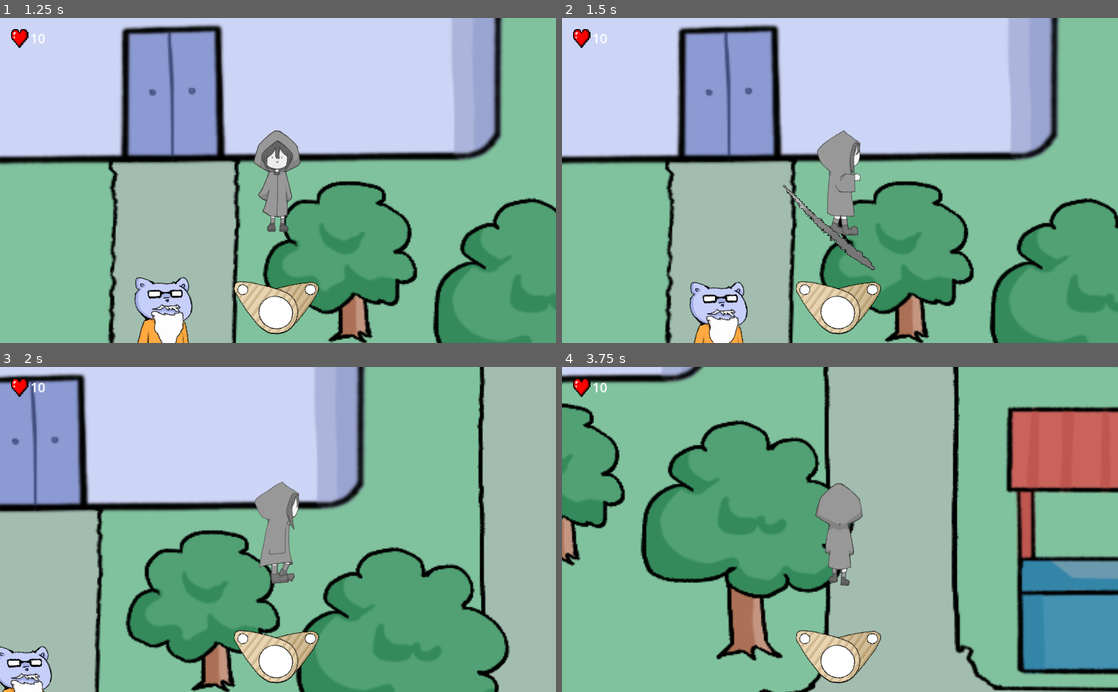
Above: before the commit, frames 1-4 (two rows, left to right).
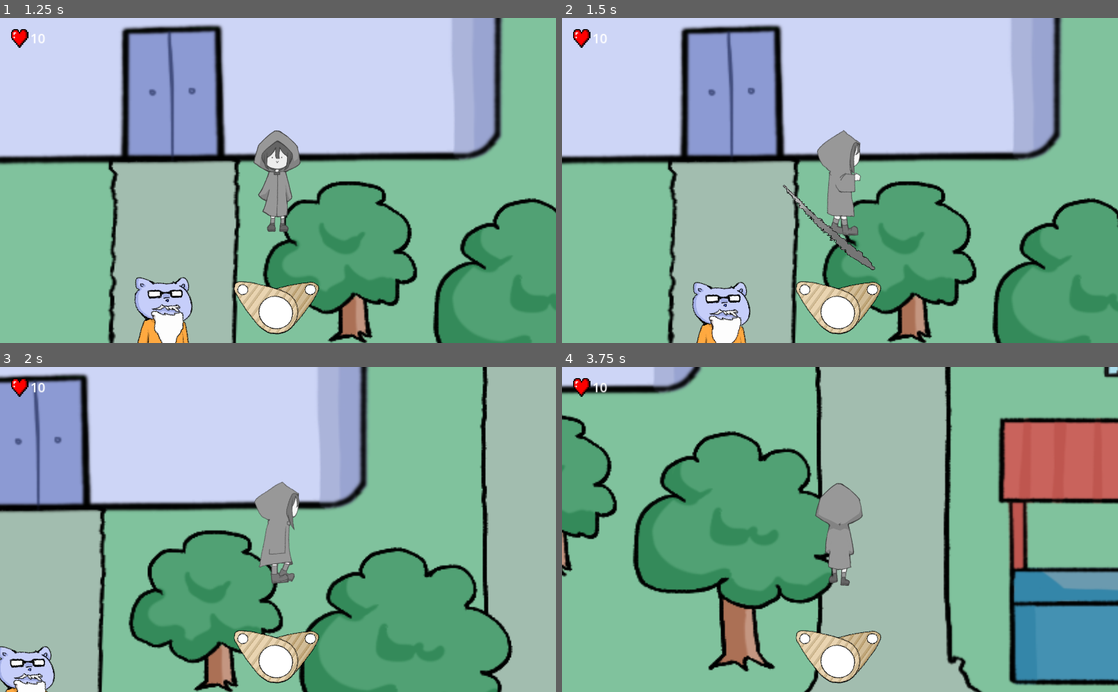
Above: after the commit, the same moments.

Repository: JMSVY-Super-Cool-Group-14/Dye-Chromatic
Game: Godot game, scene res://scenes/ui/main.tscn
The game is run twice, just before and just after one commit, with the same random seed, the same clock (stepped at 60 frames per second) and the same inputs.
Inputs (mouse positions are in pixels of both pictures, inside the frame that each line leads up to):
- Up to frame 1 (1.25 s): click "New Game" at 0.5 s
- Up to frame 2 (1.5 s): move the mouse to (962, 164) at 1.27 s; hold D (move_right) from 1.28 s (still down); hold F (melee_attack) from 1.28 s (still down)
- Up to frame 3 (2 s): keep holding D (move_right); keep holding F (melee_attack); tap Space (ranged_attack) at 1.55 s
- Up to frame 4 (3.75 s): move the mouse to (728, 545) at 2.02 s; release D (move_right) at 2.03 s; release F (melee_attack) at 2.03 s; hold S (move_down) 2.03-2.78 s; tap Space (ranged_attack) at 2.1 s; tap V (lock_on, bound only after the commit) at 2.3 s; move the mouse to (895, 458) at 2.77 s; hold D (move_right) 2.78-3.53 s; hold V (lock_on, bound only after the commit) 2.78-3.53 s; tap Shift (sprint, bound only after the commit) at 3.05, 3.6 s; move the mouse to (812, 594) at 3.52 s; hold W (move_up) from 3.53 s (still down)

Frame 1 is identical in both runs. In frame 2, 7.9% of the frame differs, in the area x 18-100%, y 0-100%; in frame 3, 8.1%; in frame 4, 23%, in the area x 0-100%, y 0-100%.

Commit message:
Added sprint and lock on functionality
Added ability to sprint and lock on to enemies. Neither of these have any art assets to display their effects currently, but the functionality is there. Also need to add keybinds for controller.

Diff:
--- a/src/project.godot
+++ b/src/project.godot
@@ -141,3 +141,13 @@
 "events": [Object(InputEventKey,"resource_local_to_scene":false,"resource_name":"","device":-1,"window_id":0,"alt_pressed":false,"shift_pressed":false,"ctrl_pressed":false,"meta_pressed":false,"pressed":false,"keycode":0,"physical_keycode":75,"key_label":0,"unicode":107,"echo":false,"script":null)
 ]
 }
+sprint={
+"deadzone": 0.5,
+"events": [Object(InputEventKey,"resource_local_to_scene":false,"resource_name":"","device":-1,"window_id":0,"alt_pressed":false,"shift_pressed":false,"ctrl_pressed":false,"meta_pressed":false,"pressed":false,"keycode":0,"physical_keycode":4194325,"key_label":0,"unicode":0,"echo":false,"script":null)
+]
+}
+lock_on={
+"deadzone": 0.5,
+"events": [Object(InputEventKey,"resource_local_to_scene":false,"resource_name":"","device":-1,"window_id":0,"alt_pressed":false,"shift_pressed":false,"ctrl_pressed":false,"meta_pressed":false,"pressed":false,"keycode":0,"physical_keycode":86,"key_label":0,"unicode":118,"echo":false,"script":null)
+]
+}
--- a/src/scenes/player.tscn
+++ b/src/scenes/player.tscn
@@ -309,6 +309,8 @@
 
 [sub_resource type="CircleShape2D" id="CircleShape2D_aq8ff"]
 
+[sub_resource type="RectangleShape2D" id="RectangleShape2D_15o0i"]
+
 [node name="Player" type="Area2D" groups=["player"]]
 script = ExtResource("1_p4u05")
 
@@ -370,5 +372,12 @@
 shape = SubResource("CircleShape2D_aq8ff")
 disabled = true
 
+[node name="DetectRange" type="Area2D" parent="."]
+
+[node name="CollisionShape2D" type="CollisionShape2D" parent="DetectRange"]
+position = Vector2(0, -112)
+scale = Vector2(19.04, 13.08)
+shape = SubResource("RectangleShape2D_15o0i")
+
 [connection signal="body_entered" from="MeleeRange" to="." method="_on_melee_range_body_entered"]
 [connection signal="body_entered" from="BlueUlt" to="." method="_on_blue_ult_body_entered"]
--- a/src/scripts/PlayerAnimated.gd
+++ b/src/scripts/PlayerAnimated.gd
@@ -13,13 +13,15 @@
 	if !projectile_val && !melee_val:
 		walk_idle()
 
-	# Animation check
-	if Input.is_action_just_pressed("ranged_attack"):
-		projectile_val = true
-		proj()
-	elif Input.is_action_just_pressed("melee_attack"):
-		melee_val = true
-		melee()
+	if player.isSprinting == false:
+		# Animation check
+		if Input.is_action_just_pressed("ranged_attack"):
+			projectile_val = true
+			proj()
+		elif Input.is_action_just_pressed("melee_attack"):
+			melee_val = true
+			melee()
+
 
 func end_attack():
 	projectile_val = false
--- a/src/scripts/player.gd
+++ b/src/scripts/player.gd
@@ -11,6 +11,9 @@
 @export var hpRegenDelay = 10
 var combo1 = false
 var combo2 = false
+var isSprinting = false
+var lockedOn = false
+var targetLock = Vector2.ZERO
 var timePassed = 0
 var attackDelta = 0
 var comboDelta = 0
@@ -42,8 +45,10 @@
 @onready var rightColour = "grey"
 @onready var currentColour = "grey"
 @onready var rangedTarget = Vector2.ZERO
+@export var field_of_view := 45.0
 @onready var facingDirection = Vector2(0, 1)
 @export var speed = 100
+@export var sprintSpeed = 160
 @onready var meleeNode = $"MeleeRange"
 @onready var meleeAnimate1 = $"MeleeRange/MeleeAnimate1/MeleePlayer1"
 @onready var meleeAnimate2 = $"MeleeRange/MeleeAnimate2/MeleePlayer2"
@@ -83,6 +88,13 @@
 	elif Input.is_action_just_pressed("right_colour"):
 		colour_reset()
 
+	if Input.is_action_pressed("sprint"):
+		speed = sprintSpeed
+		isSprinting = true
+	elif Input.is_action_just_released("sprint"):
+		speed = 100
+		isSprinting = false
+
 	# Movement
 	if fsm.get_controller():
 		velocity = Input.get_vector("move_left", "move_right", "move_up", "move_down")
@@ -91,8 +103,15 @@
 		key_move()
 
 	# Facing direction check
-	if velocity.length() > 0:
+	if velocity.length() > 0 and !lockedOn:
 		facingDirection = velocity
+	elif lockedOn and targetLock != null:
+		facingDirection = (targetLock.global_transform.origin - self.global_transform.origin).normalized()
+	elif targetLock == null:
+		# In event of locked enemy being dead
+		print("Target dead! Reset Lock-on.")
+		targetLock = 0
+		lockedOn = false
 
 	# Actual moving of object
 	position += velocity * delta * speed
@@ -114,11 +133,29 @@
 		velocity.y += 1
 
 func _input(event):
-	# Handle colour input
-	colour_input(event)
-
-	# Handle attack input
-	attack_input(event)
+	if !isSprinting:
+		# Handle colour input
+		colour_input(event)
+
+		# Handle attack input
+		attack_input(event)
+
+		#Handle lock on target input
+		lock_on(event)
+
+
+func lock_on(event):
+	if event.is_action_pressed("lock_on") and lockedOn==false:
+		targetLock = get_nearest_enemy()
+		if targetLock != null:
+			$DetectRange.global_position = self.global_position + facingDirection.normalized()*meleeRange
+			$DetectRange.global_rotation = facingDirection.angle()
+			lockedOn = true
+			print("locked on to: ")
+			print(targetLock)
+	elif event.is_action_pressed("lock_on"):
+		lockedOn = false
+		print("Reset Lock-on")
 
 func attack_input(event):
 	if attackDelta > attackCooldown:
@@ -173,7 +210,7 @@
 
 	meleeNode.global_position = global_position + facingDirection.normalized()*meleeRange
 	meleeNode.global_rotation = facingDirection.angle() + PI/2
-	slow(0.9, 0.2)
+	slow(0.95, 0.2)
 
 	if combo1 == true and comboDelta < attackCooldown*5:
 		meleeAnimate2.play("attack2")
@@ -351,8 +388,6 @@
 		var attack_type = "blueUlt"
 		body.recieve_knockeback(self.global_position, 0, attack_type)
 
-
-
 func _on_melee_range_body_entered(body):
 	if body.is_in_group("enemy"):
 		if comboDamage:
@@ -362,3 +397,24 @@
 		else:
 			body.fsm.take_damage(meleeDamage)
 			body.recieve_knockeback(self.global_position, meleeDamage, "melee")
+
+func get_nearest_enemy() -> enemy:
+	var nearest_enemy = null
+	var front_enemies := []
+
+	for target in $DetectRange.get_overlapping_bodies():
+		#get enemies in front of the player
+		#to find out, look for angle to enemy using dot product
+		var angle_to_node = rad_to_deg(acos(facingDirection.dot(global_position.direction_to(target.global_position))))
+		if angle_to_node < field_of_view and target.is_in_group("enemy"):
+			front_enemies.append(target)
+
+	if !front_enemies.is_empty():
+		nearest_enemy = front_enemies[0]
+
+		for target in front_enemies:
+			#get enemies based on the closest distance
+			if global_position.distance_to(target.global_position) < global_position.distance_to(nearest_enemy.global_position):
+				nearest_enemy = target
+
+	return nearest_enemy
Not shown: 1 places in src/scenes/npc.tscn that only renumber resources
Not shown: 1 places in src/scenes/player.tscn that only renumber resources
